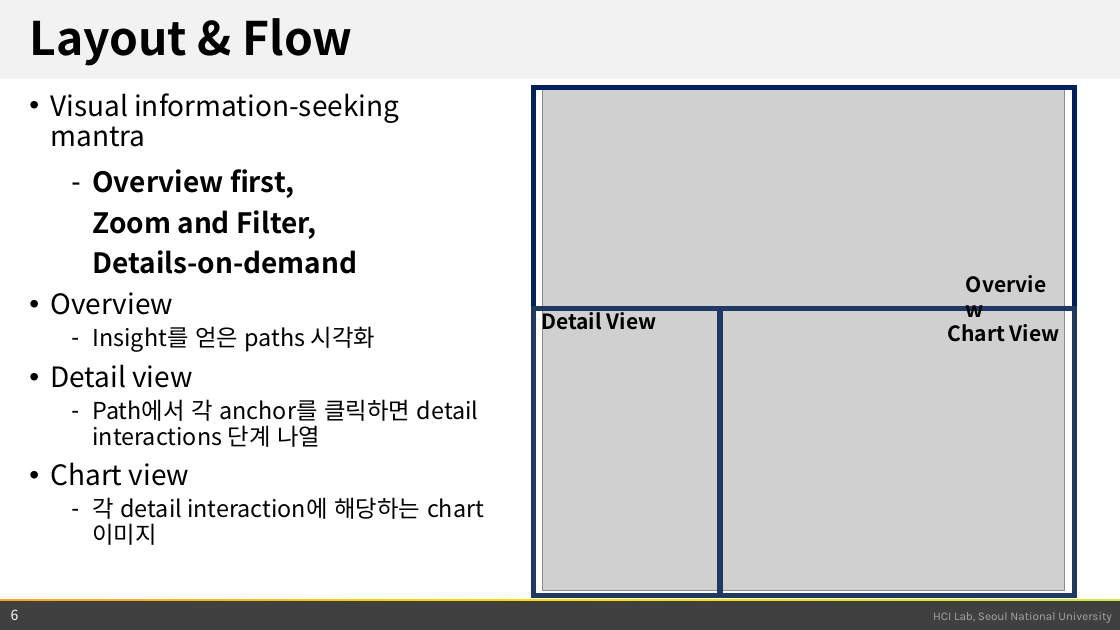
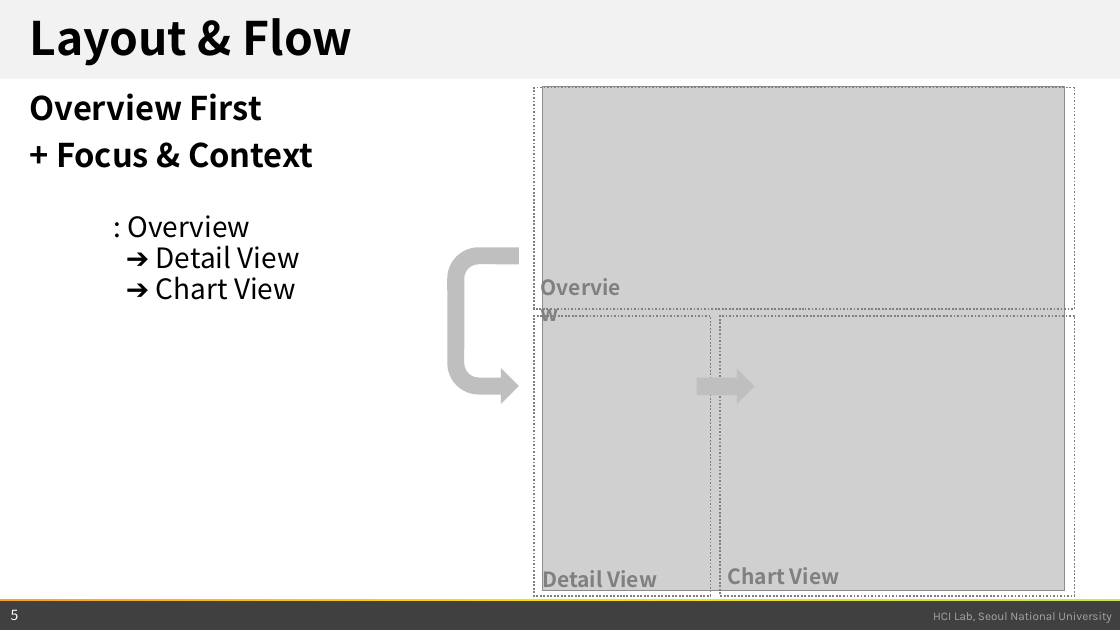
Before and after one commit to snu-infovis-2017/ReVA, a slide deck: slide 5 of term_project.pptx (slide 6 before the commit). Drawn at 1120x630 pixels with LibreOffice and Linux fonts; fonts in the diff are those of the drawing; grey boxes stand for pictures; background and template pictures are left out. Boxes give left, top, right and bottom in pixels: in the first picture for what was removed or moved away, otherwise in the second. Text is boxed around its words. In the diff, an @@ line names an element or a change of style, - is before the commit and + after.

Commit message:
ppt

```diff
--- a/term_project.pptx
+++ b/term_project.pptx
@@ rectangle at [534,87,1075,308]: outline #002060 4.5 pt to #808080 1.5 pt dashed @@
@@ text added at [29,93,313,300], 24 pt, text #000000 @@
+Overview First
++ Focus & Context
+: Overview
+➔ Detail View
+➔ Chart View
@@ text removed at [50,93,484,545] @@
-• Visual information-seeking mantra
-  – Overview first,
-    Zoom and Filter,
-    Details-on-demand
-• Overview
-  – Insight를 얻은 paths 시각화
-• Detail view
-  – Path에서 각 anchor를 클릭하면 detail interactions 단계 나열
-• Chart view
-  – 각 detail interaction에 해당하는 chart 이미지
@@ uturn arrow added at [448,247,519,404], fill #BFBFBF @@
@@ text "Overview": place and size @@
-text "Overview" at [958,267,1070,301]
+text "Overview" at [533,271,644,304]
@@ rectangle at [534,316,711,597]: outline #203864 4.5 pt to #808080 1.5 pt dashed @@
@@ rectangle: place and size @@
-rectangle at [534,309,720,597]
+rectangle at [534,316,711,597]
@@ rectangle: place and size @@
-rectangle at [720,309,1075,597]
+rectangle at [720,316,1075,597]
@@ rectangle at [720,316,1075,597]: outline #203864 4.5 pt to #808080 1.5 pt dashed @@
@@ right arrow added at [697,369,755,404], fill #BFBFBF @@
@@ text "Detail View": place and size @@
-text "Detail View" at [541,308,657,334]
+text "Detail View" at [542,566,658,592]
@@ text colour #000000 to #808080 in 3 elements at [533,271,644,304], [542,566,658,592], [727,567,840,584] @@
@@ text "Chart View": place and size @@
-text "Chart View" at [948,324,1060,342]
+text "Chart View" at [727,567,840,584]
@@ page number at [11,609,19,620]: text changed @@
-6
+5
```
Also in this commit, not shown: 4 other slides changed, 4 slides added, 7 slides removed.
